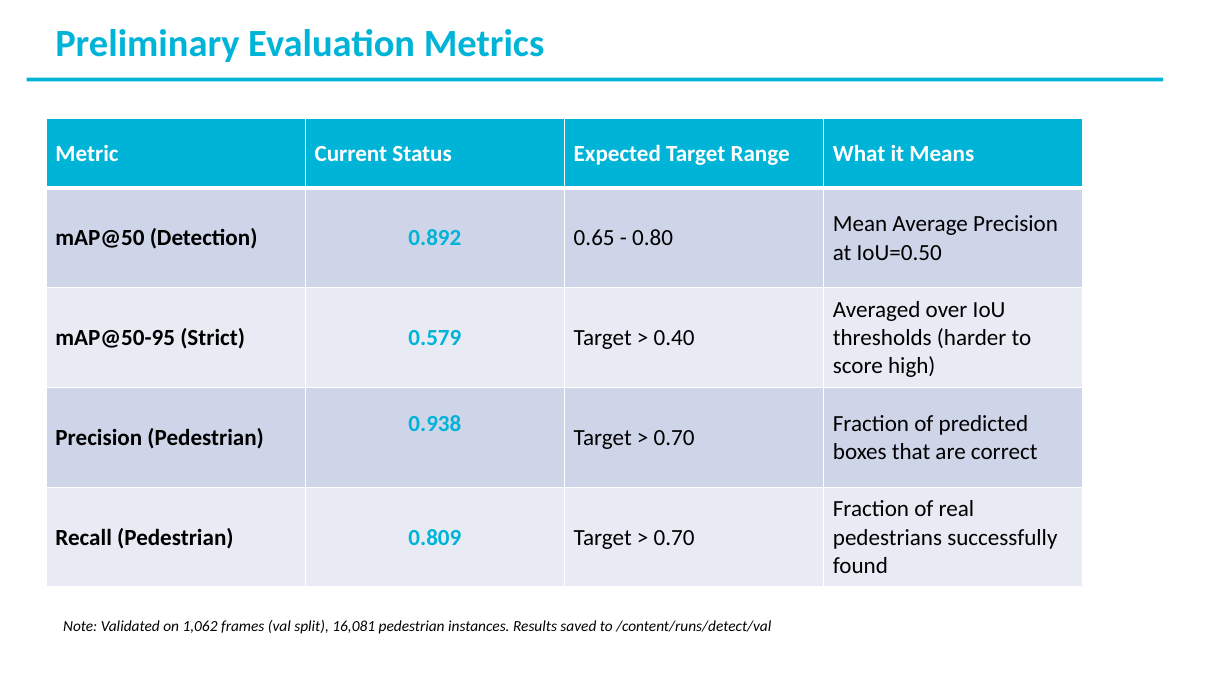
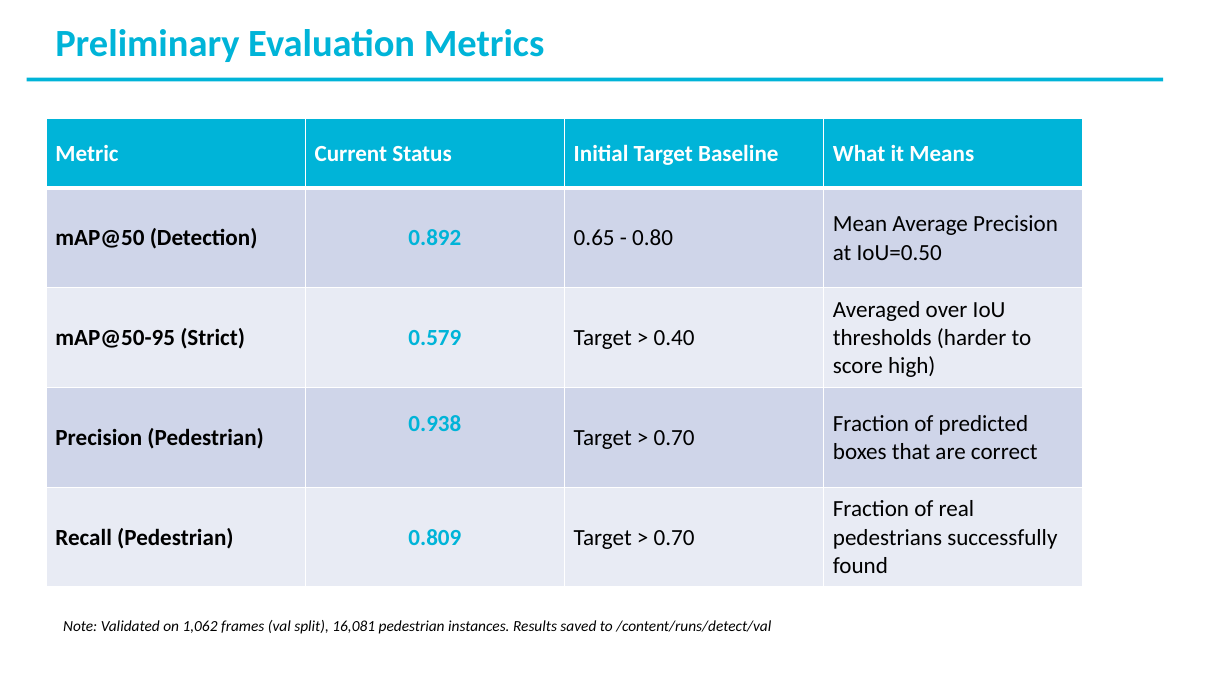
Before and after one commit to cepdnaclk/e23-co5430-vehicle-pedestrian-tracking, a slide deck: slide 3 of Docs/G07_M3_Presentation_v2.pptx. Drawn at 1232x693 pixels with LibreOffice and Linux fonts; fonts in the diff are those of the drawing. Boxes give left, top, right and bottom in pixels: in the first picture for what was removed or moved away, otherwise in the second. Text is boxed around its words. In the diff, an @@ line names an element or a change of style, - is before the commit and + after.

Commit message:
docs: add G07 M3 presentation v2 and remove obsolete file

```diff
--- a/Docs/G07_M3_Presentation_v2.pptx
+++ b/Docs/G07_M3_Presentation_v2.pptx
@@ table at (46,118,1081,587) @@
-row 1, column 3: Expected Target Range
+row 1, column 3: Initial Target Baseline
```
Also in this commit, not shown: 2 other files.
